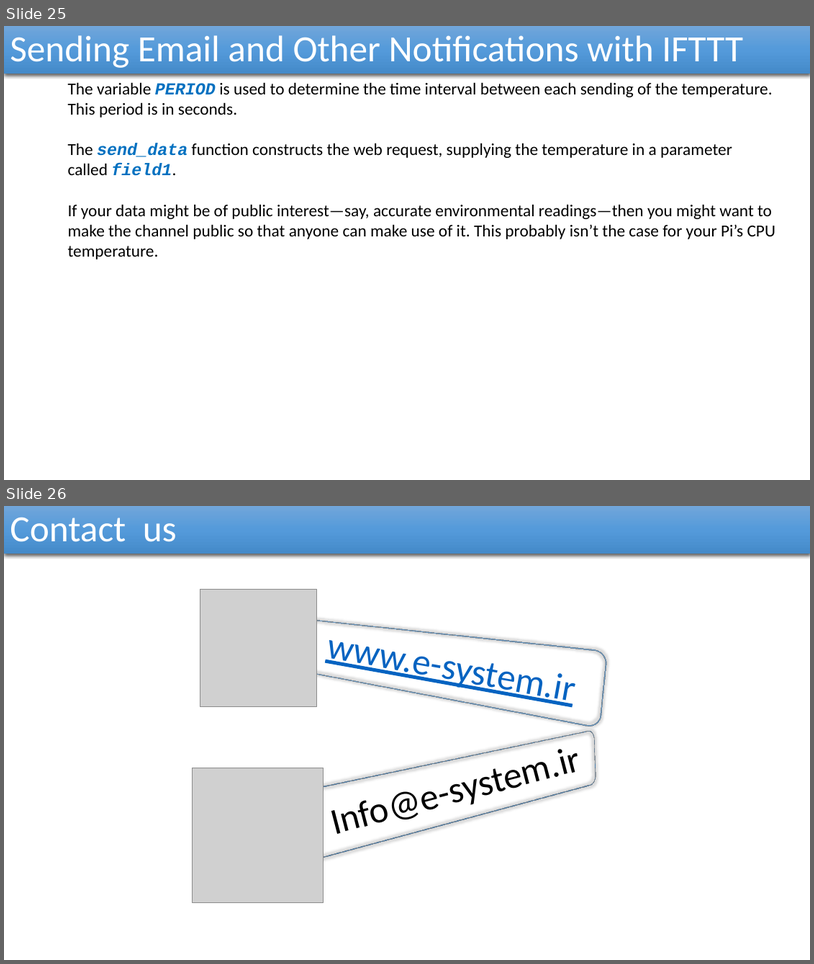
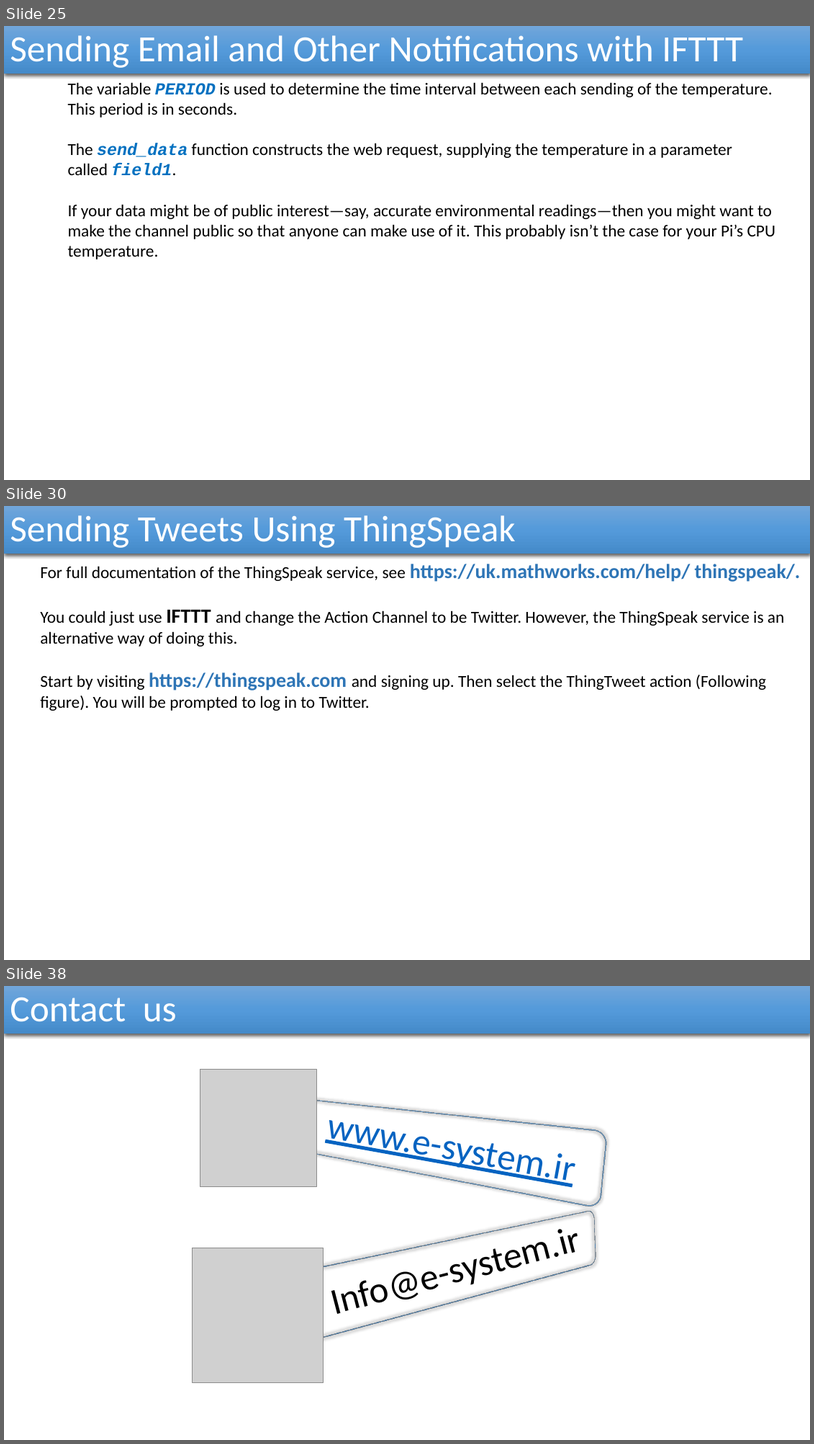
Before and after one commit to reza-arjmandi/rpi-course, a slide deck: session6/presentation/Internet Of Things.pptx. Shown one above the other, each under a label of ours: slides 25 and 26 before the commit, slides 25, 30 and 38 after it; the slides between them are not shown. The pictures are 814x964 and 814x1444 pixels, drawn with LibreOffice and Linux fonts; fonts in the diff are those of the drawing; grey boxes stand for pictures. Boxes give left, top, right and bottom in pixels: in the first picture for what was removed or moved away, otherwise in the second. Text is boxed around its words. In the diff, an @@ line names an element or a change of style, - is before the commit and + after.

```diff
--- a/session6/presentation/Internet Of Things.pptx
+++ b/session6/presentation/Internet Of Things.pptx
@@ slide 30 added at box(4, 506, 810, 960), background #FFFFFF @@
@@ rectangle added at box(4, 506, 810, 554), fill gradient #71A6DB to #559BDB to #448ACA, 44 pt, text #FFFFFF @@
+Sending Tweets Using ThingSpeak
@@ text added at box(40, 564, 801, 710), 20 pt, text #000000 @@
+  For full documentation of the ThingSpeak service, see https://uk.mathworks.com/help/ thingspeak/.
+  You could just use IFTTT and change the Action Channel to be Twitter. However, the ThingSpeak service is an alternative way of doing this.
+  Start by visiting https://thingspeak.com and signing up. Then select the ThingTweet action (Following figure). You will be prompted to log in to Twitter.
@@ what was slide 26 is now slide 38 @@
```
Also in this commit, not shown: 11 other slides added.
